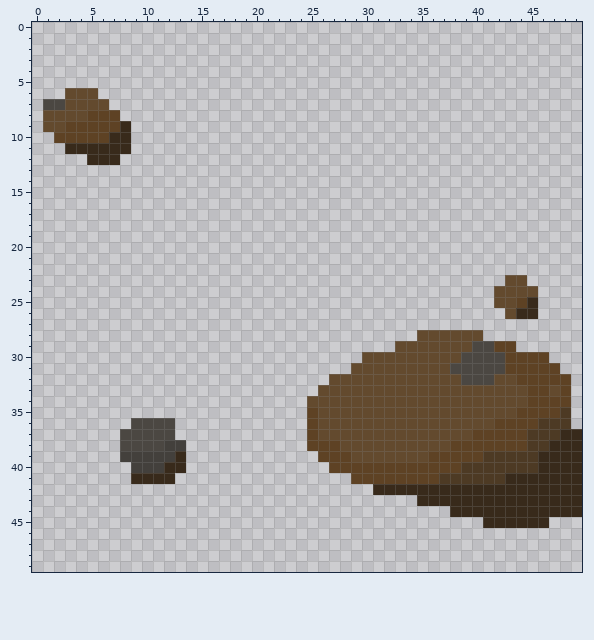
Two versions of one pixel-art sprite, webapp/public/img/map/stone2.png. This is how it looked before the edit.
The file is 50x50 pixels.
After:
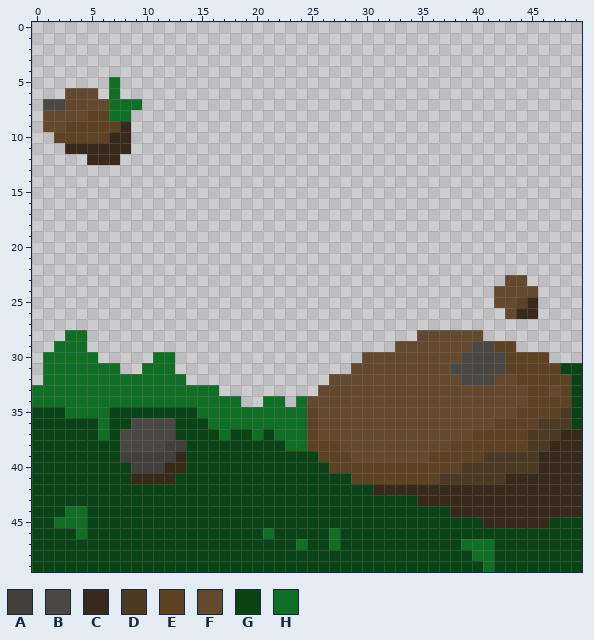
Palette (. is transparent): A #43403c  B #4b4742  C #382a1b  D #4d3a24  E #5e4224  F #634a2e  G #0a4416  H #116f25
From old to new:
The author put colour G in row 31 at x 48 to 49; in rows 32 to 34 at x 49; in row 35 at x 0 to 2, 7 to 14 and 49; in row 36 at x 0 to 5, 7 to 8, 13 to 15 and 49; in row 37 at x 0 to 5, 7, 13 to 16, 18 to 19 and 21; in row 38 at x 0 to 7 and 14 to 22.
The author put colour G in row 39 at x 0 to 7 and 14 to 25; in row 40 at x 0 to 8 and 14 to 26; in row 41 at x 0 to 8 and 13 to 28; in row 42 at x 0 to 30; in row 43 at x 0 to 34; in row 44 at x 0 to 2 and 5 to 37.
The author put colour G in row 45 at x 0 to 1, 5 to 40 and 47 to 49; in row 46 at x 0 to 3, 5 to 20, 22 to 26 and 28 to 49; in row 47 at x 0 to 23, 25 to 26, 28 to 38 and 42 to 49; in row 48 at x 0 to 39 and 42 to 49; in row 49 at x 0 to 40 and 42 to 49.
The author put colour H in rows 5 to 6 at x 7; in row 7 at x 7 to 9; in row 8 at x 8; in row 28 at x 3 to 4; in row 29 at x 2 to 4; in row 30 at x 1 to 5 and 11 to 12.
The author put colour H in row 31 at x 1 to 7 and 10 to 12; in row 32 at x 1 to 13; in row 33 at x 0 to 16; in row 34 at x 0 to 18, 21 to 22 and 24; in row 35 at x 3 to 6 and 15 to 24; in row 36 at x 6 and 16 to 24.
The author put colour H in row 37 at x 6, 17, 20 and 22 to 24; in row 38 at x 23 to 24; in row 44 at x 3 to 4; in row 45 at x 2 to 4; in row 46 at x 4, 21 and 27; in row 47 at x 24, 27 and 39 to 41.
The author put colour H in row 48 at x 40 to 41; in row 49 at x 41.
Colour E becomes colour H in row 8 at x 7.
Pixel boxes of the changes (left, top, right, bottom) in both pictures:
changed: (109, 77, 142, 121)
added: (32, 330, 582, 572)
